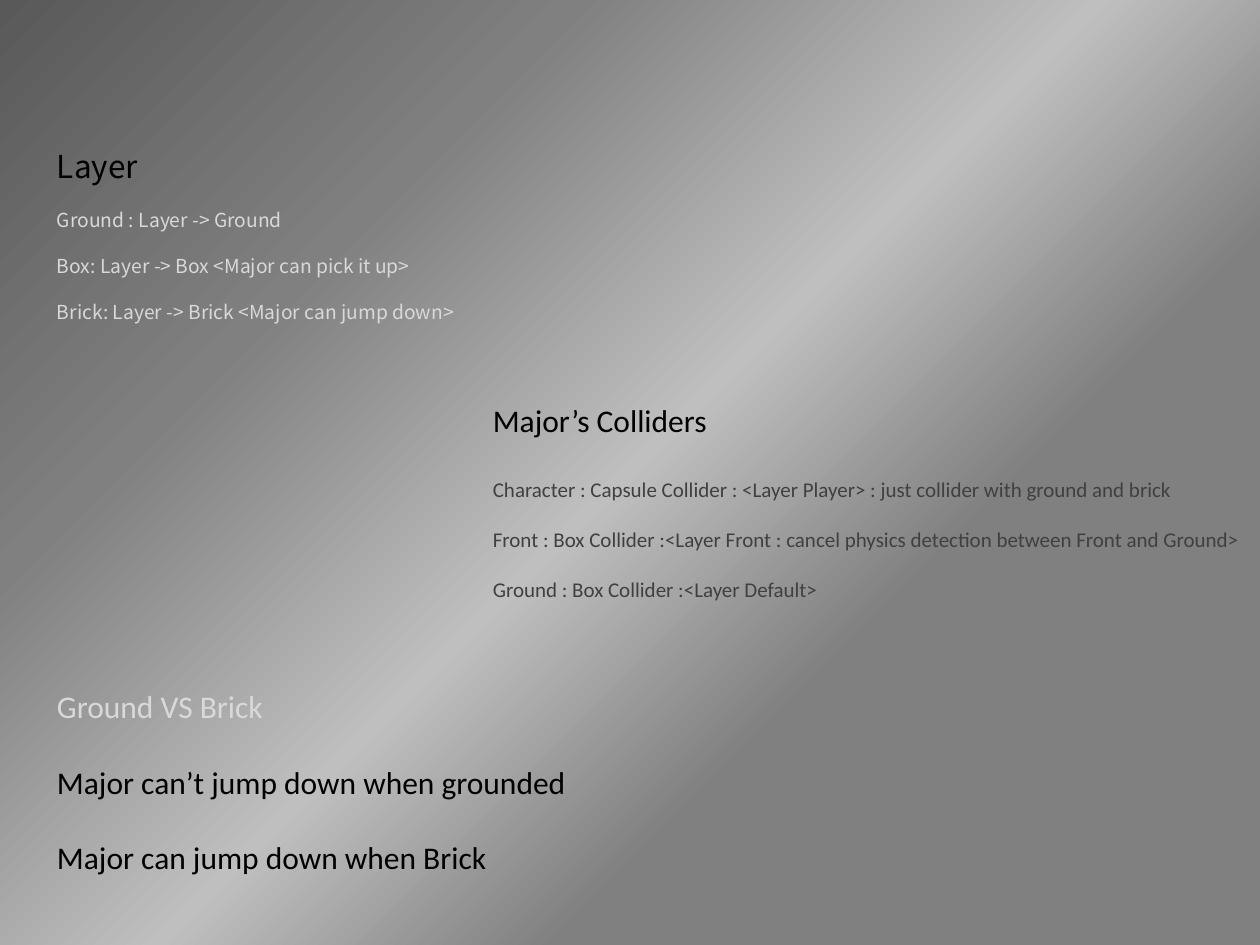
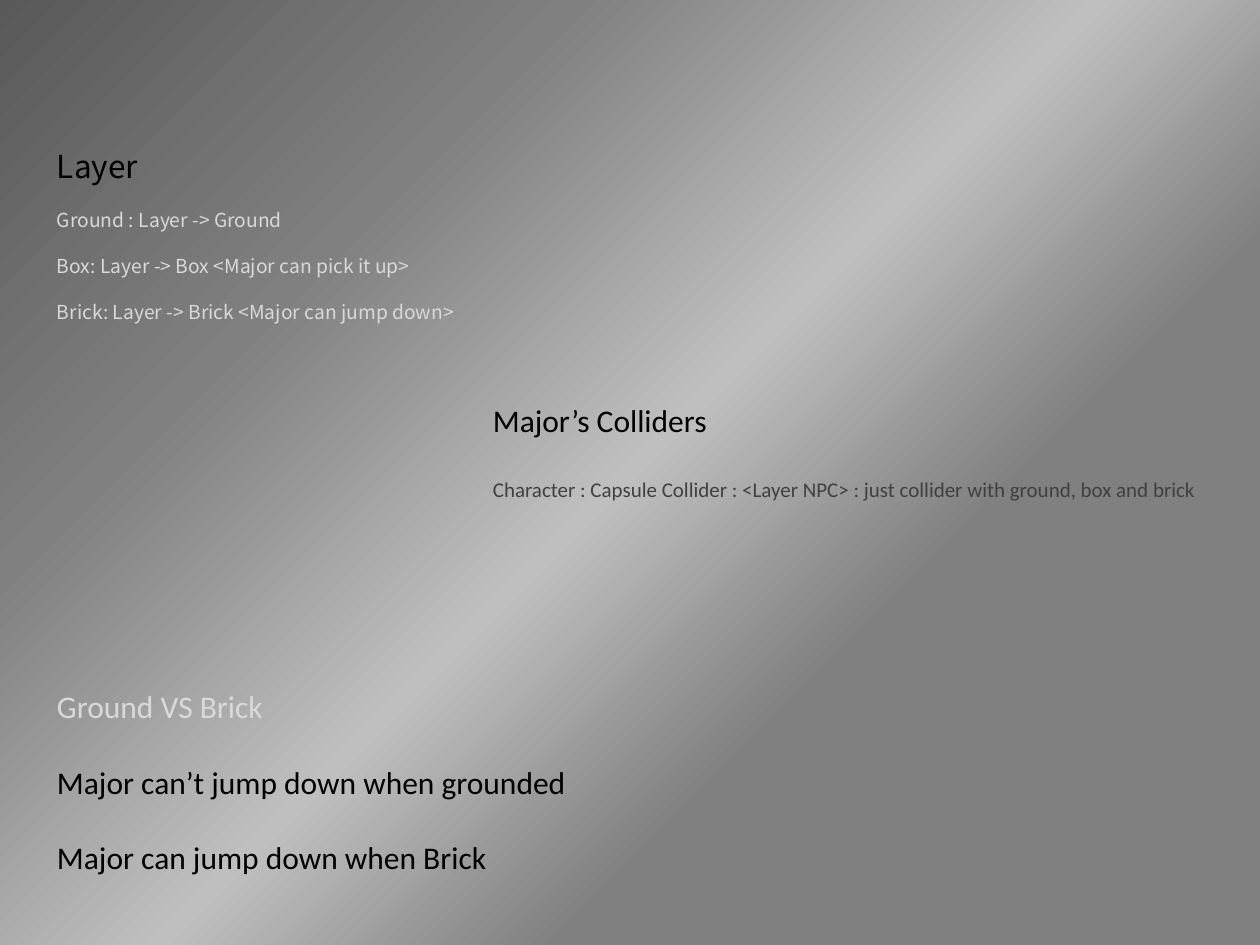
Before and after one commit to DomSquirrelFight/Client, a slide deck: slide 1 of Major's Collider.pptx. Drawn at 1260x945 pixels with LibreOffice and Linux fonts; fonts in the diff are those of the drawing. Boxes give left, top, right and bottom in pixels: in the first picture for what was removed or moved away, otherwise in the second. Text is boxed around its words. In the diff, an @@ line names an element or a change of style, - is before the commit and + after.

```diff
--- a/Major's Collider.pptx
+++ b/Major's Collider.pptx
@@ text at (493,482,1195,501): text changed @@
-Character : Capsule Collider : <Layer Player> : just collider with ground and brick
-Front : Box Collider :<Layer Front : cancel physics detection between Front and Ground>
-Ground : Box Collider :<Layer Default>
+Character : Capsule Collider : <Layer NPC> : just collider with ground, box and brick
```
Also in this commit, not shown: 5 other files.
